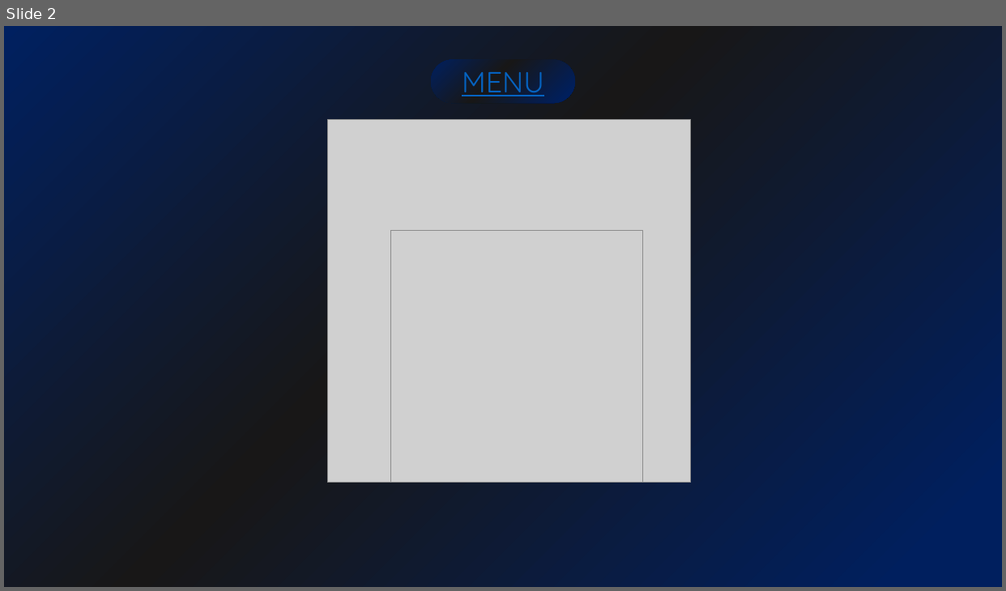
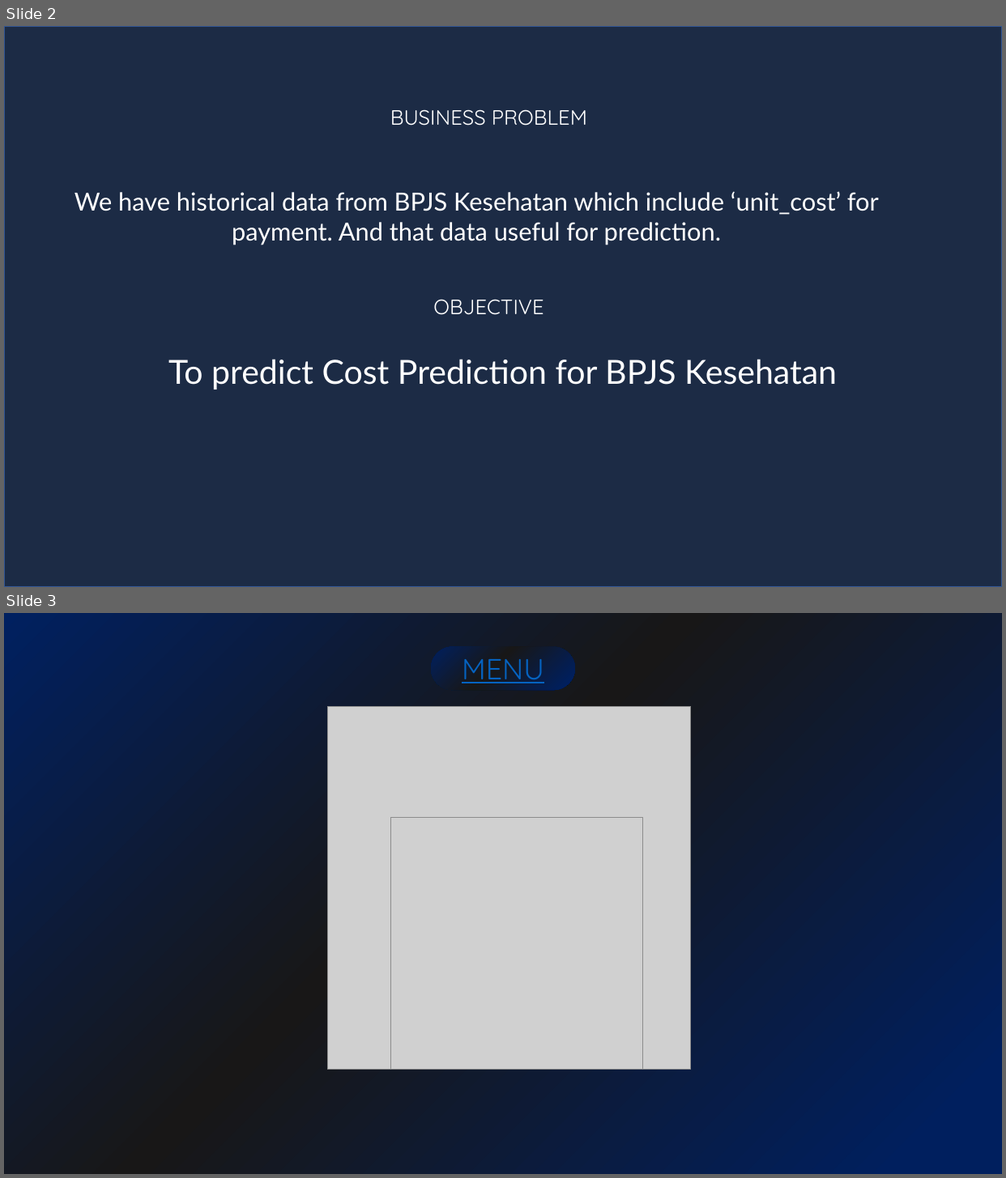
Before and after one commit to yodialfa/BPJSCostPrediction-Hackathon, a slide deck: bpjs.pptx. Shown one above the other, each under a label of ours: slide 2 before the commit, slides 2 and 3 after it. The pictures are 1006x591 and 1006x1178 pixels, drawn with LibreOffice and Linux fonts; fonts in the diff are those of the drawing; grey boxes stand for pictures. Boxes give left, top, right and bottom in pixels: in the first picture for what was removed or moved away, otherwise in the second. Text is boxed around its words. In the diff, an @@ line names an element or a change of style, - is before the commit and + after.

```diff
--- a/bpjs.pptx
+++ b/bpjs.pptx
@@ slide 2 added at (4,26,1002,587), background #182336 @@
@@ rectangle added at (4,26,1002,587), fill #182336, outline #325491 1 pt @@
@@ ellipse added at (4,26,1002,587), fill #4472C4 at 11% opacity, outline #325491 1 pt @@
@@ text added at (390,109,587,126), 20 pt, text #FFFFFF @@
+BUSINESS PROBLEM
@@ text added at (74,191,879,246), 24 pt, text #FFFFFF @@
+We have historical data from BPJS Kesehatan which include ‘unit_cost’ for payment. And that data useful for prediction.
@@ text added at (433,299,543,315), 20 pt, text #FFFFFF @@
+OBJECTIVE
@@ text added at (168,359,837,390), 32 pt, text #FFFFFF @@
+To predict Cost Prediction for BPJS Kesehatan
@@ what was slide 2 is now slide 3 @@
```
Also in this commit, not shown: 3 slides changed, 6 other slides added, 2 other files.
